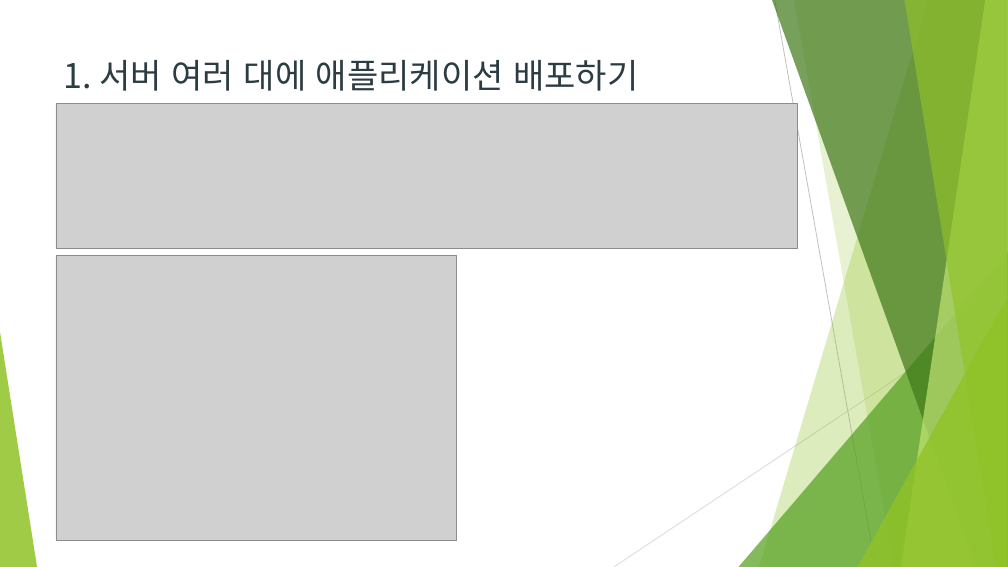
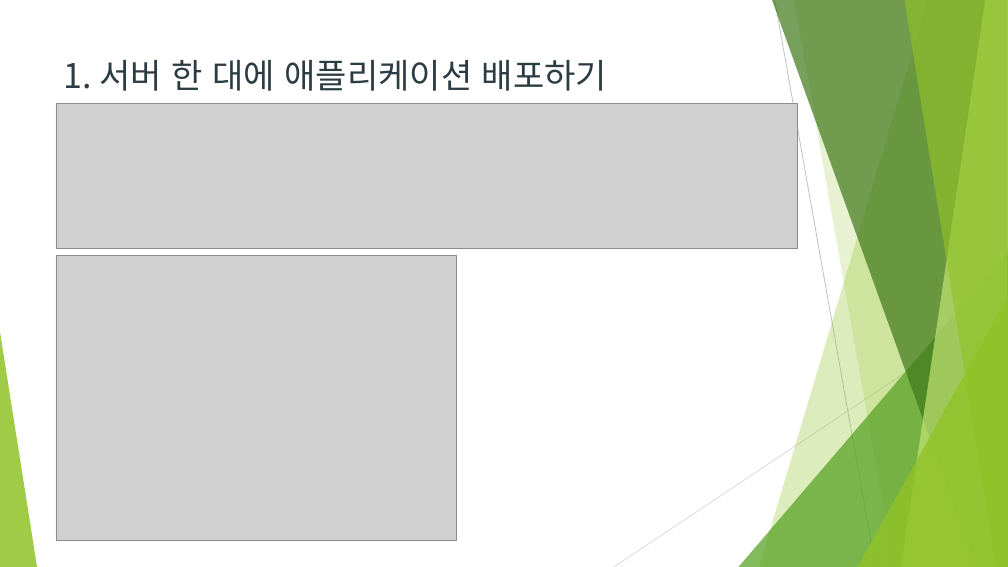
Before and after one commit to Heechul90/Docker, a slide deck: slide 3 of study/08. Docker로 애플리케이션 배포하기/Docker로 애플리케이션 배포하기.pptx. Drawn at 1008x567 pixels with LibreOffice and Linux fonts; fonts in the diff are those of the drawing; grey boxes stand for pictures. Boxes give left, top, right and bottom in pixels: in the first picture for what was removed or moved away, otherwise in the second. Text is boxed around its words. In the diff, an @@ line names an element or a change of style, - is before the commit and + after.

Commit message:
docker python 라이브러리 사용하기

```diff
--- a/study/08. Docker로 애플리케이션 배포하기/Docker로 애플리케이션 배포하기.pptx
+++ b/study/08. Docker로 애플리케이션 배포하기/Docker로 애플리케이션 배포하기.pptx
@@ title at <box>64,60,607,91</box>: text changed @@
-1. 서버 여러 대에 애플리케이션 배포하기
+1. 서버 한 대에 애플리케이션 배포하기
```
Also in this commit, not shown: 1 other slide changed, 1 other file.
